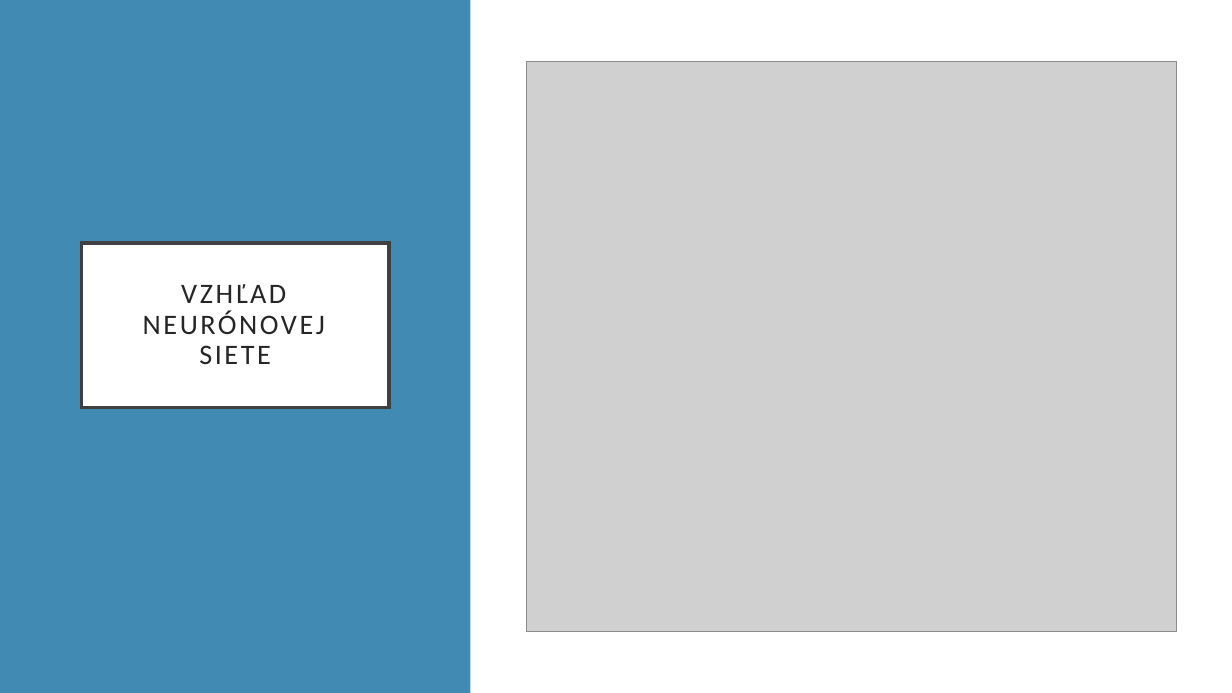
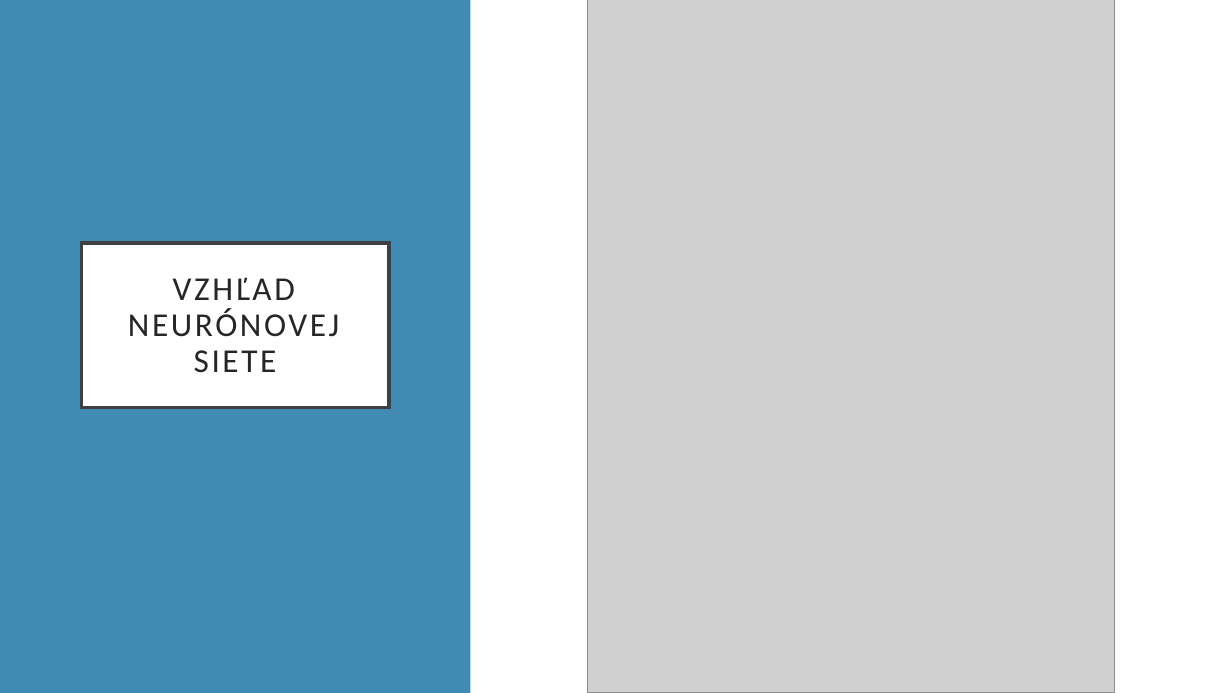
Before and after one commit to georgeob/Drzik_NS2021, a slide deck: slide 7 of Klasifikácia zdravia ľudského plodu na základe údajov CTG.pptx. Drawn at 1232x693 pixels with LibreOffice and Linux fonts; fonts in the diff are those of the drawing; grey boxes stand for pictures. Boxes give left, top, right and bottom in pixels: in the first picture for what was removed or moved away, otherwise in the second. Text is boxed around its words. In the diff, an @@ line names an element or a change of style, - is before the commit and + after.

```diff
--- a/Klasifikácia zdravia ľudského plodu na základe údajov CTG.pptx
+++ b/Klasifikácia zdravia ľudského plodu na základe údajov CTG.pptx
@@ picture: place and size @@
-picture at box(527, 61, 1177, 631)
+picture at box(588, 0, 1115, 693)
@@ title "VZHĽAD NEURÓNOVEJ SIETE" at box(81, 243, 389, 408): size 22 to 26 pt @@
```
Also in this commit, not shown: 4 other slides changed, 1 slide added.
